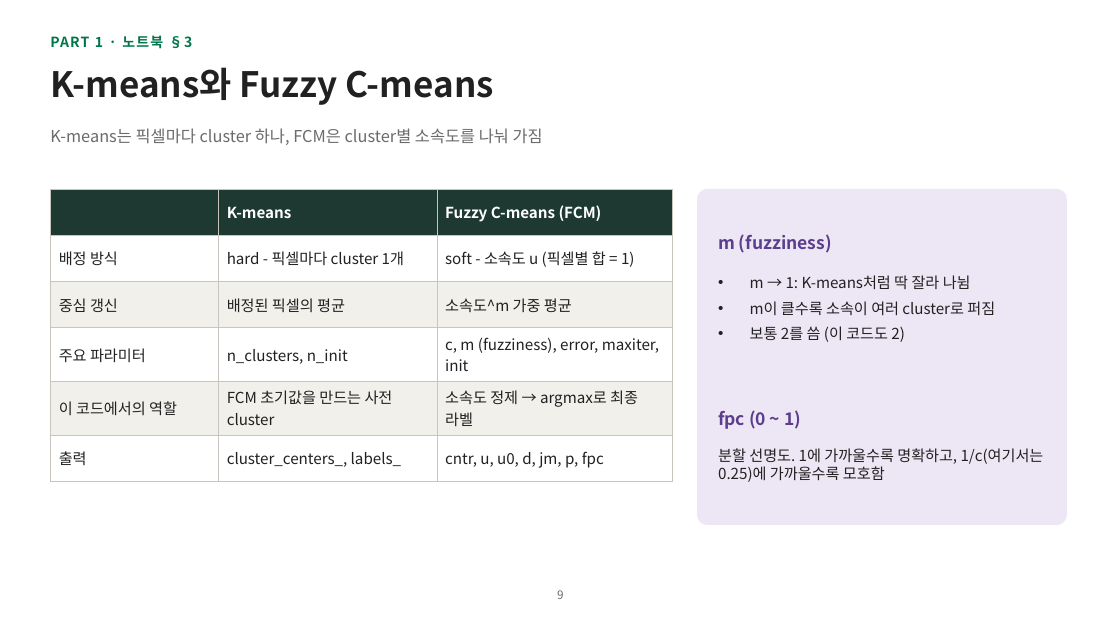
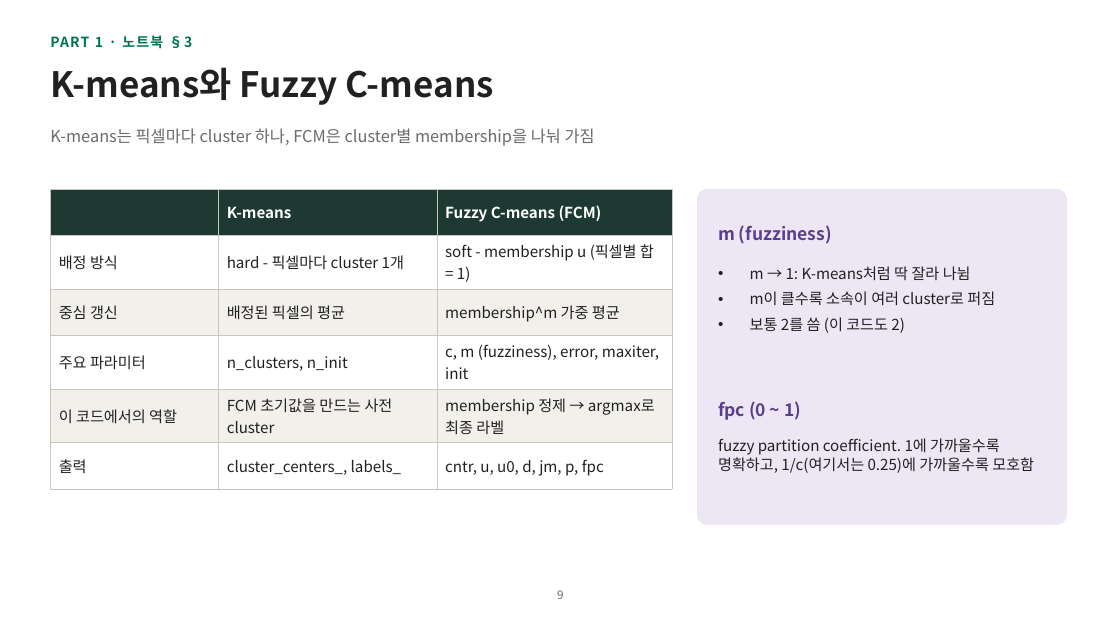
Before and after one commit to hyunhp/skin_disease_qml, a slide deck: slide 9 of practice/day2_slides/day2_practice_slides.pptx. Drawn at 1120x630 pixels with LibreOffice and Linux fonts; fonts in the diff are those of the drawing. Boxes give left, top, right and bottom in pixels: in the first picture for what was removed or moved away, otherwise in the second. Text is boxed around its words. In the diff, an @@ line names an element or a change of style, - is before the commit and + after.

```diff
--- a/practice/day2_slides/day2_practice_slides.pptx
+++ b/practice/day2_slides/day2_practice_slides.pptx
@@ text at bbox=[50, 128, 595, 146]: text changed @@
-K-means는 픽셀마다 cluster 하나, FCM은 cluster별 소속도를 나눠 가짐
+K-means는 픽셀마다 cluster 하나, FCM은 cluster별 membership을 나눠 가짐
@@ table at bbox=[50, 189, 672, 480] @@
-row 2, column 3: soft - 소속도 u (픽셀별 합 = 1)
+row 2, column 3: soft - membership u (픽셀별 합 = 1)
-row 3, column 3: 소속도^m 가중 평균
+row 3, column 3: membership^m 가중 평균
-row 5, column 3: 소속도 정제 → argmax로 최종 라벨
+row 5, column 3: membership 정제 → argmax로 최종 라벨
@@ 3 texts: place and size @@
-3 texts at bbox=[718, 234, 995, 429]
+3 texts at bbox=[718, 225, 995, 420]
@@ text at bbox=[718, 438, 1034, 473]: text changed @@
-분할 선명도. 1에 가까울수록 명확하고, 1/c(여기서는 0.25)에 가까울수록 모호함
+fuzzy partition coefficient. 1에 가까울수록 명확하고, 1/c(여기서는 0.25)에 가까울수록 모호함
```
Also in this commit, not shown: 11 other slides changed, 13 other files.
